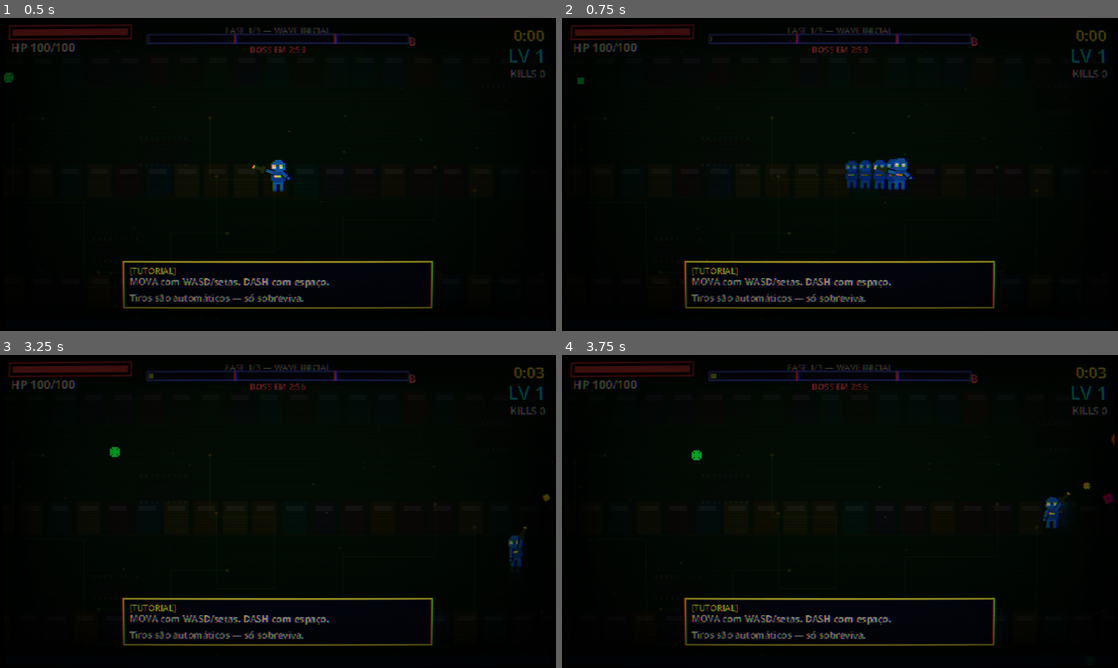
Above: before the commit, frames 1-4 (two rows, left to right).
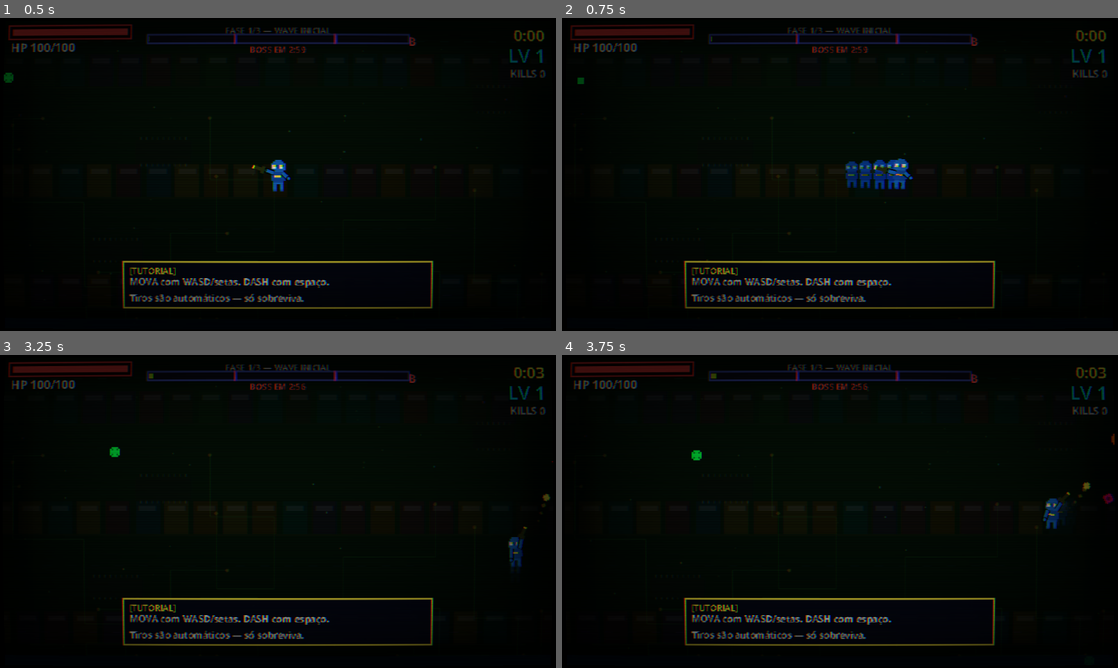
Above: after the commit, the same moments.

Repository: mateusbatatais/gamo-game
Game: Godot game, scene res://scenes/arena.tscn
The game is run twice, just before and just after one commit, with the same random seed, the same clock (stepped at 60 frames per second) and the same inputs. This scene is started directly instead of the project's main scene.
Inputs (mouse positions are in pixels of both pictures, inside the frame that each line leads up to):
- Up to frame 1 (0.5 s): no input
- Up to frame 2 (0.75 s): tap Enter (ui_accept) at 0.5 s; move the mouse to (962, 158) at 0.52 s; hold D (move_right) from 0.53 s (still down); tap Space (dash) at 0.6 s; click (962, 158) at 0.67 s
- Up to frame 3 (3.25 s): tap Enter (ui_accept) at 0.77, 1.52, 3.02 s; move the mouse to (166, 527) at 1.27 s; release D (move_right) at 1.28 s; hold S (move_down) 1.28-2.03 s; tap B at 1.35 s; move the mouse to (333, 442) at 2.02 s; hold D (move_right) 2.03-2.78 s; tap Keypad Enter at 2.1 s; move the mouse to (250, 574) at 2.77 s; hold W (move_up) from 2.78 s (still down); tap 1 at 2.85 s; click (250, 574) at 2.92 s
- Up to frame 4 (3.75 s): move the mouse to (1006, 558) at 3.52 s; release W (move_up) at 3.53 s; hold A (move_left) from 3.53 s (still down); tap 2 at 3.6 s

Frame 1 is identical in both runs. In frame 2, 0.1% of the frame differs, in the area x 51-63%, y 44-55%; in frame 3, less than 0.1%; in frame 4, less than 0.1%.

Commit message:
melhorias de resolucao

Diff:
--- a/scripts/autoload/arena_bounds.gd
+++ b/scripts/autoload/arena_bounds.gd
@@ -1,4 +1,4 @@
-## Bordas do mundo do jogo (em coordenadas de viewport 320x180).
+## Bordas do mundo do jogo (em coordenadas de viewport 640x360).
 ## Singleton para entidades clampearem posição sem acoplamento com a cena.
 extends Node
 
--- a/scripts/entities/enemy.gd
+++ b/scripts/entities/enemy.gd
@@ -184,10 +184,28 @@
 
 
 func _spawn_death_particles() -> void:
-	var particles := DeathParticle.new()
-	particles.global_position = global_position
-	particles.setup(death_color)
-	get_parent().add_child(particles)
+	# 3 bursts em posições levemente offset criam impressão de "explosão" maior.
+	# Cores variando do death_color base → branco brilhante no centro.
+	for i in 3:
+		var p := DeathParticle.new()
+		p.global_position = global_position + Vector2(
+			randf_range(-4.0, 4.0), randf_range(-4.0, 4.0)
+		)
+		# Burst central mais brilhante, outros com cor base.
+		var burst_color: Color = death_color
+		if i == 0:
+			burst_color = Color(
+				min(1.0, death_color.r + 0.3),
+				min(1.0, death_color.g + 0.3),
+				min(1.0, death_color.b + 0.3),
+				1.0
+			)
+		p.setup(burst_color)
+		get_parent().add_child(p)
+	# Hit spark adicional pra "flash" de impacto.
+	var spark := HitSpark.new()
+	get_parent().add_child(spark)
+	spark.setup(global_position, death_color)
 
 
 func _maybe_drop_health() -> void:
--- /dev/null
+++ b/scripts/entities/hit_spark.gd
@@ -0,0 +1,55 @@
+## Spark de impacto quando projétil acerta inimigo. Pequena explosão radial
+## de pontos brilhantes que rapidamente fadem. Dá impacto visual a cada hit
+## sem custar performance (8 partículas por hit, vida 0.25s).
+class_name HitSpark
+extends Node2D
+
+const PARTICLE_COUNT := 8
+const LIFETIME := 0.28
+const BASE_SPEED := 80.0
+const SPEED_VARIANCE := 40.0
+
+var _age: float = 0.0
+var _particles: Array[Vector2] = []  ## posições
+var _velocities: Array[Vector2] = []
+var _color: Color = Color.WHITE
+
+
+func setup(p_position: Vector2, p_color: Color) -> void:
+	global_position = p_position
+	_color = p_color
+	z_index = 5
+	for i in PARTICLE_COUNT:
+		var angle: float = TAU * float(i) / float(PARTICLE_COUNT) + randf_range(-0.2, 0.2)
+		var speed: float = BASE_SPEED + randf_range(-SPEED_VARIANCE, SPEED_VARIANCE)
+		_particles.append(Vector2.ZERO)
+		_velocities.append(Vector2(cos(angle), sin(angle)) * speed)
+
+
+func _process(delta: float) -> void:
+	_age += delta
+	if _age >= LIFETIME:
+		queue_free()
+		return
+	for i in _particles.size():
+		_particles[i] += _velocities[i] * delta
+		# Desacelera rapidamente
+		_velocities[i] *= 0.88
+	queue_redraw()
+
+
+func _draw() -> void:
+	var t: float = _age / LIFETIME
+	# Fade-out + leve shrink dos pontos
+	var alpha: float = clampf(1.0 - t, 0.0, 1.0)
+	var size: float = lerpf(2.5, 0.5, t)
+	for p in _particles:
+		var col := Color(_color.r, _color.g, _color.b, alpha)
+		# Contorno branco interno pra "spark" — núcleo brilhante.
+		draw_rect(Rect2(p - Vector2(size, size) * 0.5, Vector2(size, size)), col, true)
+		if t < 0.4:
+			var inner := Color(1.0, 1.0, 1.0, alpha * 0.7)
+			draw_rect(
+				Rect2(p - Vector2(size, size) * 0.3, Vector2(size, size) * 0.6),
+				inner, true
+			)
--- a/scripts/entities/player.gd
+++ b/scripts/entities/player.gd
@@ -309,15 +309,23 @@
 	if sprite == null:
 		return
 	var speed_sq: float = velocity.length_squared()
-	if speed_sq > 100.0:  # threshold pra considerar "andando"
+	var base_scale: float = sprite_scale_value
+	if speed_sq > 100.0:
+		# Andando: bob mais forte + leve sway + sprite escala mais nervosa
 		_walk_phase += delta * 12.0
-		sprite.position.y = sin(_walk_phase) * 1.5
-		sprite.rotation = sin(_walk_phase * 0.5) * 0.06  # ~3.5°
+		sprite.position.y = sin(_walk_phase) * 1.8
+		sprite.rotation = sin(_walk_phase * 0.5) * 0.07  # ~4°
+		# Squash & stretch sutil — vertical contrai quando "pé bate no chão"
+		var stretch_y: float = 1.0 - abs(sin(_walk_phase * 2.0)) * 0.05
+		sprite.scale = Vector2(base_scale, base_scale * stretch_y)
 	else:
-		# Idle: bob suave constante (efeito flutuando)
+		# Idle: bob suave + breath cycle (escala respira ~1% pra parecer vivo).
+		# Frequência diferente do bob (mais lenta) pra criar sensação orgânica.
 		_walk_phase += delta * 2.0
-		sprite.position.y = sin(_walk_phase) * 0.6
+		sprite.position.y = sin(_walk_phase) * 0.8
 		sprite.rotation = lerpf(sprite.rotation, 0.0, delta * 8.0)
+		var breath: float = 1.0 + sin(_walk_phase * 0.7) * 0.025
+		sprite.scale = Vector2(base_scale, base_scale * breath)
 
 
 ## Mira a arma no inimigo mais próximo (orbitando o player), ou aponta na direção
--- a/scripts/entities/projectile.gd
+++ b/scripts/entities/projectile.gd
@@ -19,6 +19,9 @@
 
 var _sprite: Sprite2D
 var _hits: Array = []
+var _trail_timer: float = 0.0
+const TRAIL_INTERVAL := 0.03  ## tempo entre afterimages do projétil
+const TRAIL_LIFETIME := 0.18
 
 
 func _ready() -> void:
@@ -35,6 +38,16 @@
 	_sprite.centered = true
 	_sprite.scale = Vector2(SPRITE_SCALE, SPRITE_SCALE)
 	_sprite.modulate = tint
+	# Glow shader — halo colorido que se mistura com o tint do projétil.
+	var glow_shader: Shader = load("res://shaders/glow.gdshader")
+	if glow_shader != null:
+		var mat := ShaderMaterial.new()
+		mat.shader = glow_shader
+		mat.set_shader_parameter("glow_strength", 1.6)
+		mat.set_shader_parameter("glow_radius", 2.2)
+		mat.set_shader_parameter("glow_tint", tint)
+		mat.set_shader_parameter("threshold", 0.25)
+		_sprite.material = mat
 	add_child(_sprite)
 
 
@@ -44,6 +57,8 @@
 	tint = p_tint
 	if _sprite != null:
 		_sprite.modulate = p_tint
+		if _sprite.material is ShaderMaterial:
+			(_sprite.material as ShaderMaterial).set_shader_parameter("glow_tint", p_tint)
 
 
 func _build_shape() -> void:
@@ -66,11 +81,38 @@
 func _physics_process(delta: float) -> void:
 	position += direction * speed * delta
 	_age += delta
+	_spawn_trail(delta)
 	if _age >= _lifetime:
 		queue_free()
 		return
 	if not _inside_play_area():
 		_try_bounce()
+
+
+## Spawna afterimages atrás do projétil pra dar sensação de velocidade.
+## Só roda em projéteis rápidos (speed > 200 px/s).
+func _spawn_trail(delta: float) -> void:
+	if speed < 200.0 or _sprite == null:
+		return
+	_trail_timer -= delta
+	if _trail_timer > 0.0:
+		return
+	_trail_timer = TRAIL_INTERVAL
+	var ghost := Sprite2D.new()
+	ghost.texture = _sprite.texture
+	ghost.centered = _sprite.centered
+	ghost.scale = _sprite.scale * 0.85  ## ligeiramente menor pra dar efeito de fade
+	ghost.modulate = Color(tint.r, tint.g, tint.b, 0.55)
+	ghost.rotation = rotation
+	ghost.global_position = global_position
+	ghost.z_index = -1
+	get_parent().add_child(ghost)
+	# Tween de fade-out + shrink, depois free.
+	var tween := ghost.create_tween()
+	tween.set_parallel(true)
+	tween.tween_property(ghost, "modulate:a", 0.0, TRAIL_LIFETIME)
+	tween.tween_property(ghost, "scale", Vector2.ZERO, TRAIL_LIFETIME)
+	tween.chain().tween_callback(ghost.queue_free)
 
 
 func _inside_play_area() -> bool:
@@ -102,6 +144,11 @@
 	var final_dmg: int = int(round(float(damage) * (crit_mult if is_crit else 1.0)))
 	(body as Enemy).take_damage(final_dmg, Vector2.ZERO, is_crit)
 	Audio.play(Audio.Sfx.HIT)
+	# Hit spark: explosão de pontos brilhantes no ponto de impacto. Crits = mais
+	# partículas e cor amarela.
+	var spark := HitSpark.new()
+	get_parent().add_child(spark)
+	spark.setup(global_position, Color("#ffeb3b") if is_crit else tint)
 	if pierce_left > 0:
 		pierce_left -= 1
 	else:
--- a/scripts/entities/xp_gem.gd
+++ b/scripts/entities/xp_gem.gd
@@ -38,6 +38,16 @@
 	_sprite.centered = true
 	_sprite.scale = Vector2(SPRITE_SCALE, SPRITE_SCALE)
 	_sprite.play("default")
+	# Glow azul-ciano pra chamar atenção pra coleta de XP.
+	var glow_shader: Shader = load("res://shaders/glow.gdshader")
+	if glow_shader != null:
+		var mat := ShaderMaterial.new()
+		mat.shader = glow_shader
+		mat.set_shader_parameter("glow_strength", 2.0)
+		mat.set_shader_parameter("glow_radius", 2.5)
+		mat.set_shader_parameter("glow_tint", Color("#00e5ff"))
+		mat.set_shader_parameter("threshold", 0.3)
+		_sprite.material = mat
 	add_child(_sprite)
 
 
--- /dev/null
+++ b/shaders/glow.gdshader
@@ -0,0 +1,41 @@
+shader_type canvas_item;
+
+// Glow/bloom em torno de pixels brilhantes — aplicado em projéteis, XP gems,
+// e efeitos pra dar polish. Sampling de 8 vizinhos pra criar halo suave.
+//
+// Usage: material_override do Sprite2D com este shader. tex_size deve ser ajustada
+// pra match TEXTURE size. glow_strength controla intensidade do halo.
+
+uniform float glow_strength : hint_range(0.0, 3.0) = 1.5;
+uniform float glow_radius : hint_range(0.0, 6.0) = 2.5;
+uniform vec4 glow_tint : source_color = vec4(1.0, 1.0, 1.0, 1.0);
+uniform float threshold : hint_range(0.0, 1.0) = 0.4;
+
+void fragment() {
+	vec2 texel = 1.0 / vec2(textureSize(TEXTURE, 0));
+	vec4 base = texture(TEXTURE, UV);
+	// Sample 8 vizinhos pra construir glow.
+	vec4 sum = vec4(0.0);
+	float r = glow_radius;
+	sum += texture(TEXTURE, UV + texel * vec2( r,  0));
+	sum += texture(TEXTURE, UV + texel * vec2(-r,  0));
+	sum += texture(TEXTURE, UV + texel * vec2( 0,  r));
+	sum += texture(TEXTURE, UV + texel * vec2( 0, -r));
+	sum += texture(TEXTURE, UV + texel * vec2( r,  r));
+	sum += texture(TEXTURE, UV + texel * vec2(-r,  r));
+	sum += texture(TEXTURE, UV + texel * vec2( r, -r));
+	sum += texture(TEXTURE, UV + texel * vec2(-r, -r));
+	sum /= 8.0;
+	// Glow contribution: só onde brightness do entorno excede threshold.
+	float bright = (sum.r + sum.g + sum.b) / 3.0;
+	float halo = max(0.0, bright - threshold) * glow_strength;
+	vec3 glow_color = glow_tint.rgb * halo * sum.a;
+	// Compõe: base + glow halo onde transparente, mais brilho onde opaco.
+	if (base.a < 0.01) {
+		// Pixel transparente — só o halo de glow.
+		COLOR = vec4(glow_color, halo * sum.a * glow_tint.a);
+	} else {
+		// Pixel opaco — boost com glow leve.
+		COLOR = vec4(base.rgb + glow_color * 0.3, base.a);
+	}
+}
Not shown, added: scripts/entities/hit_spark.gd.uid
Not shown, added: shaders/glow.gdshader.uid
